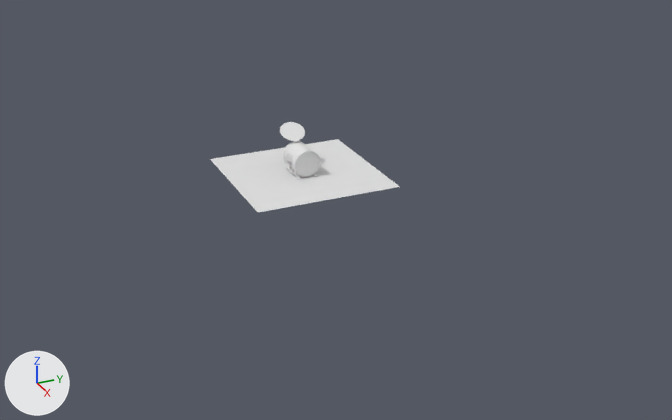
The Blender file tincan.blend, before and after one commit.
Both versions are drawn from a 50 mm camera at (186.0, -75.0, 81.8) aimed at (8.2, 5.0, -7.1). Arrows for +X, +Y and +Z are at lower left; the lights stay in place.

Names of what the first picture shows: 'Can_Body', 'Plane'.
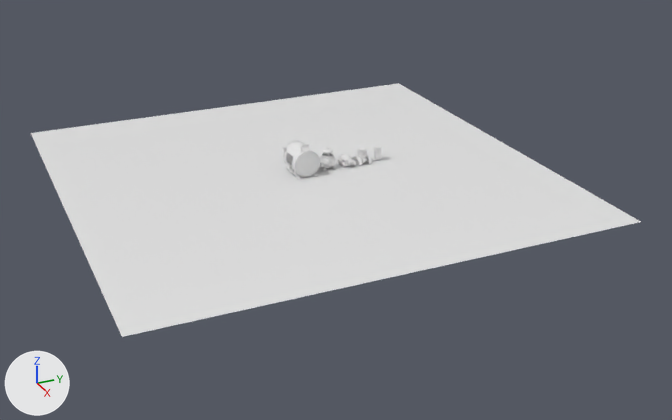
Changed parts and their boxes (x1, y1, x2, y2) in the pictures (672 x 420 px):
'Plane', rescaled (220% wider, 245% taller)
    before: (210, 139, 400, 212)
    after: (31, 83, 641, 337)
'Urn_Body', shown
    after: (320, 153, 335, 168)
'Base Can', shown
    after: (374, 145, 383, 160)
'Tracks', shown
    after: (353, 154, 372, 165)
'Tin can', shown
    after: (358, 148, 366, 160)

What changed in the scene script:
```text
Change ob_plane:
    ob_plane.scale: (1.0, 1.0, 1.0) -> (3.17, 3.17, 3.17)
Change ob_base_can:
    remove ob_base_can.hide_set(True)
Change ob_tracks:
    remove ob_tracks.hide_set(True)  # its collection is switched off
Change ob_tin_can:
    remove ob_tin_can.hide_set(True)  # its collection is switched off
Change ob_urn_body:
    remove ob_urn_body.hide_set(True)  # its collection is switched off
```
